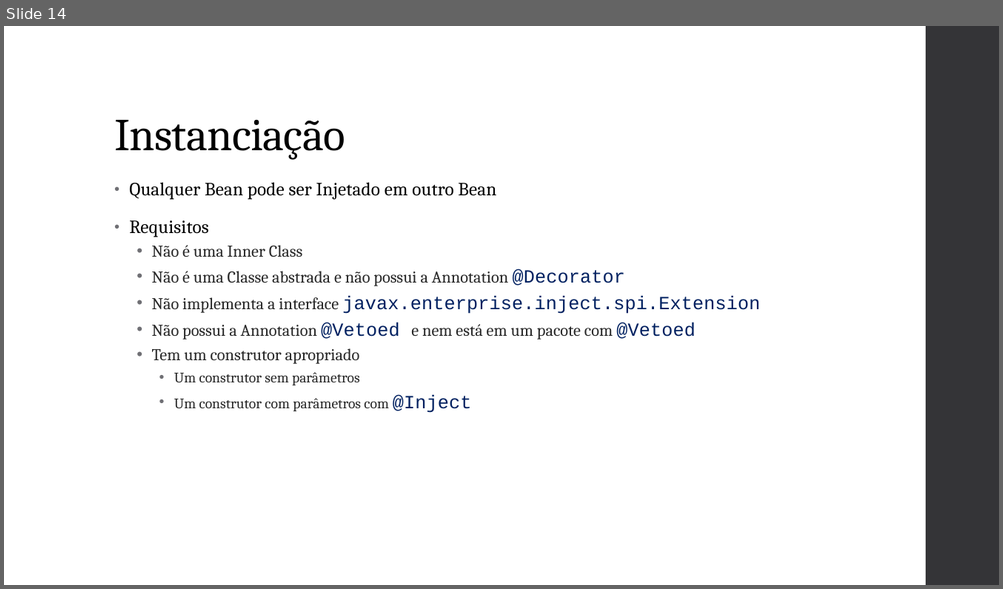
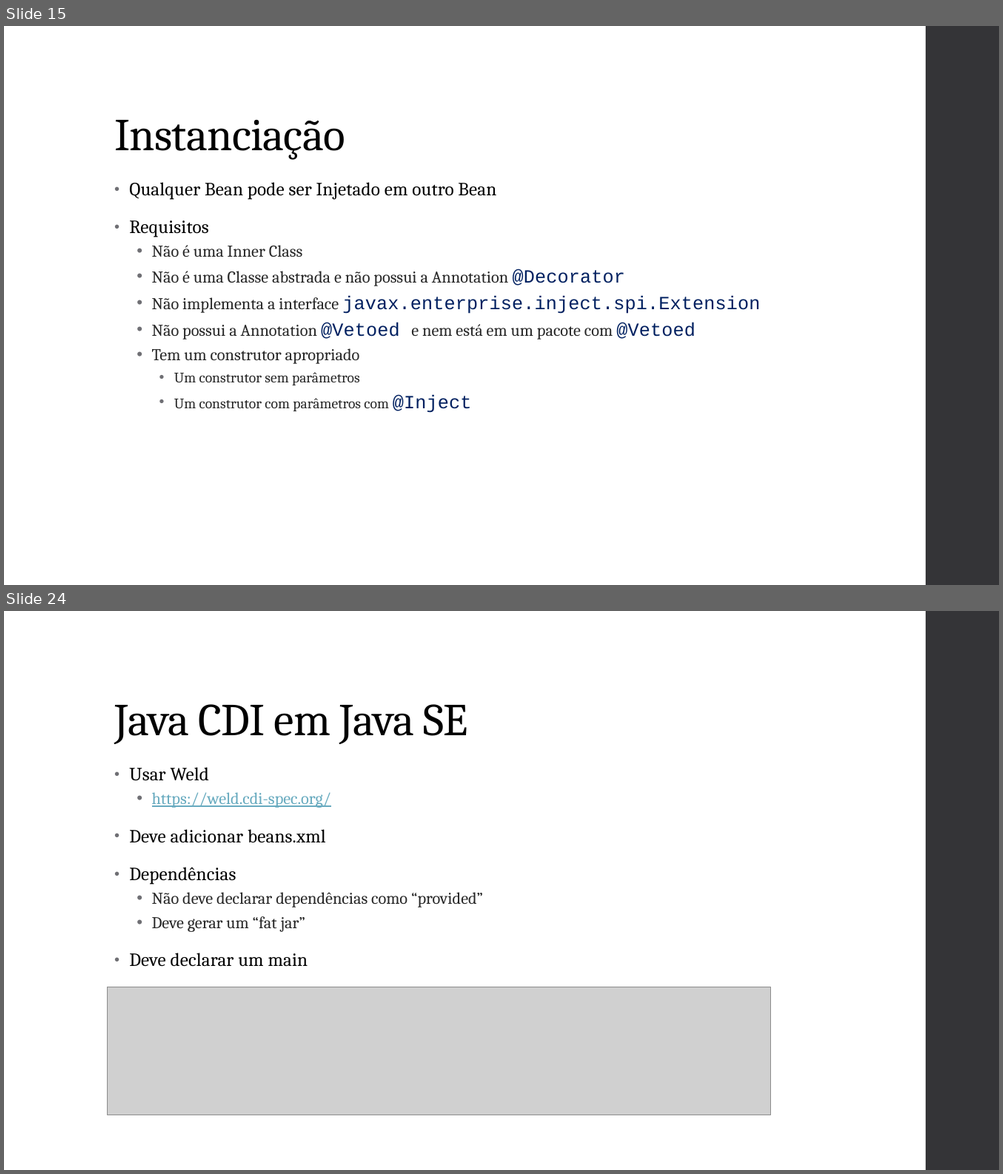
Before and after one commit to vepo/cdi-tutorial, a slide deck: resource/Java CDI.pptx. Shown one above the other, each under a label of ours: slide 14 before the commit, slides 15 and 24 after it; the slides between them are not shown. The pictures are 1003x589 and 1003x1174 pixels, drawn with LibreOffice and Linux fonts; fonts in the diff are those of the drawing; grey boxes stand for pictures. Boxes give left, top, right and bottom in pixels: in the first picture for what was removed or moved away, otherwise in the second. Text is boxed around its words. In the diff, an @@ line names an element or a change of style, - is before the commit and + after.

```diff
--- a/resource/Java CDI.pptx
+++ b/resource/Java CDI.pptx
@@ slide 24 added at (x1=4, y1=611, x2=999, y2=1170), background #FFFFFF; not listed: 1 template element that a slide beside it also shows @@
@@ title added at (x1=114, y1=704, x2=468, y2=744), 44 pt, text #000000 @@
+Java CDI em Java SE
@@ text added at (x1=129, y1=767, x2=483, y2=966), 16 pt, text #000000 @@
+• Usar Weld
+  • https://weld.cdi-spec.org/
+• Deve adicionar beans.xml
+• Dependências
+  • Não deve declarar dependências como “provided”
+  • Deve gerar um “fat jar”
+• Deve declarar um main
@@ picture added at (x1=107, y1=987, x2=771, y2=1116) @@
@@ what was slide 14 is now slide 15 @@
```
Also in this commit, not shown: 1 slide changed, 8 other slides added.
